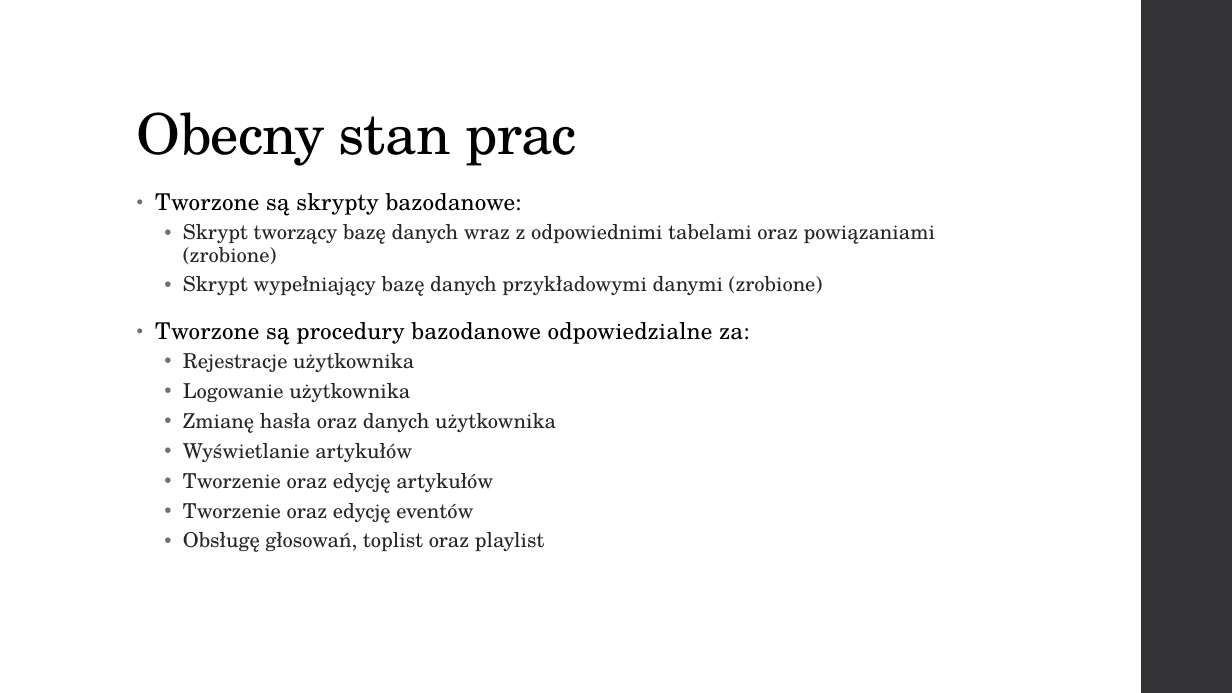
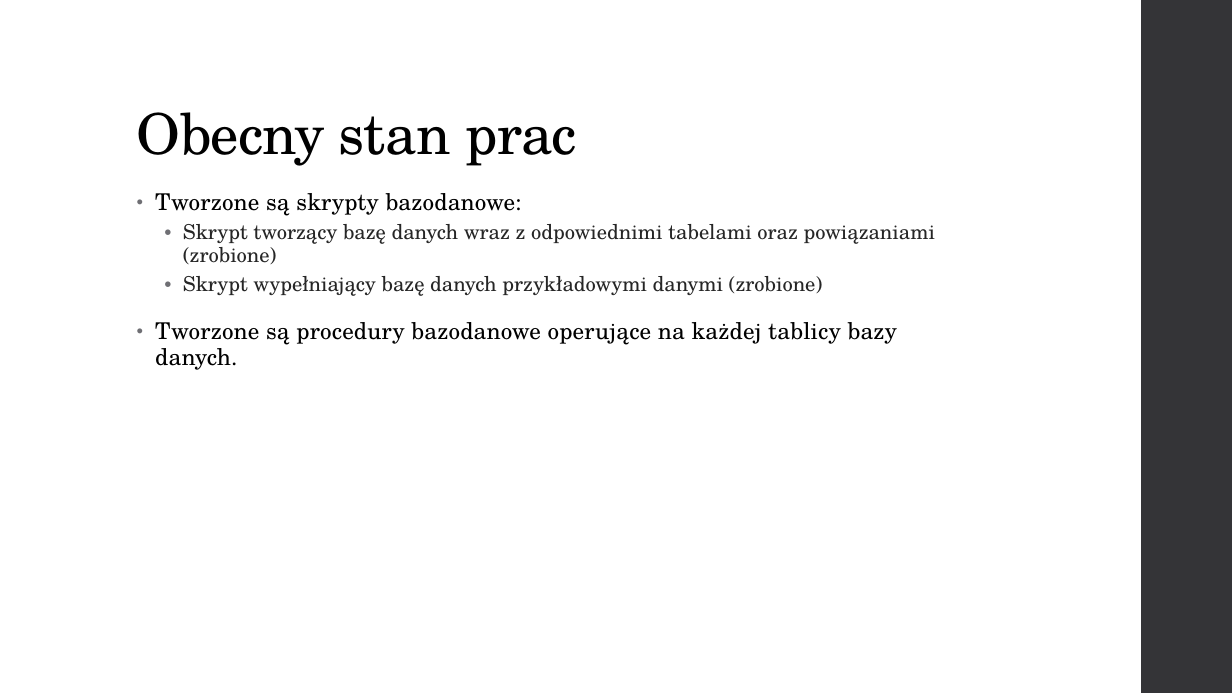
Before and after one commit to jpisula/Engineer_Thesis_Jakub_Pisula, a slide deck: slide 8 of Documentation/Project_presentation_1.pptx. Drawn at 1232x693 pixels with LibreOffice and Linux fonts; fonts in the diff are those of the drawing. Boxes give left, top, right and bottom in pixels: in the first picture for what was removed or moved away, otherwise in the second. Text is boxed around its words. In the diff, an @@ line names an element or a change of style, - is before the commit and + after.

Commit message:
24.10.2018 (1)
-added router.php
-added files hierarchy
-added some example files on which I learn and test
- updated project presentation 1 - final version

```diff
--- a/Documentation/Project_presentation_1.pptx
+++ b/Documentation/Project_presentation_1.pptx
@@ text at (155,322,898,370): text changed; size 16 to 18 pt; text colour #262626 to #000000 @@
-• Tworzone są procedury bazodanowe odpowiedzialne za:
-  • Rejestracje użytkownika
-  • Logowanie użytkownika
-  • Zmianę hasła oraz danych użytkownika
-  • Wyświetlanie artykułów
-  • Tworzenie oraz edycję artykułów
-  • Tworzenie oraz edycję eventów
-  • Obsługę głosowań, toplist oraz playlist
+• Tworzone są procedury bazodanowe operujące na każdej tablicy bazy danych.
```
Also in this commit, not shown: 7 other files.
